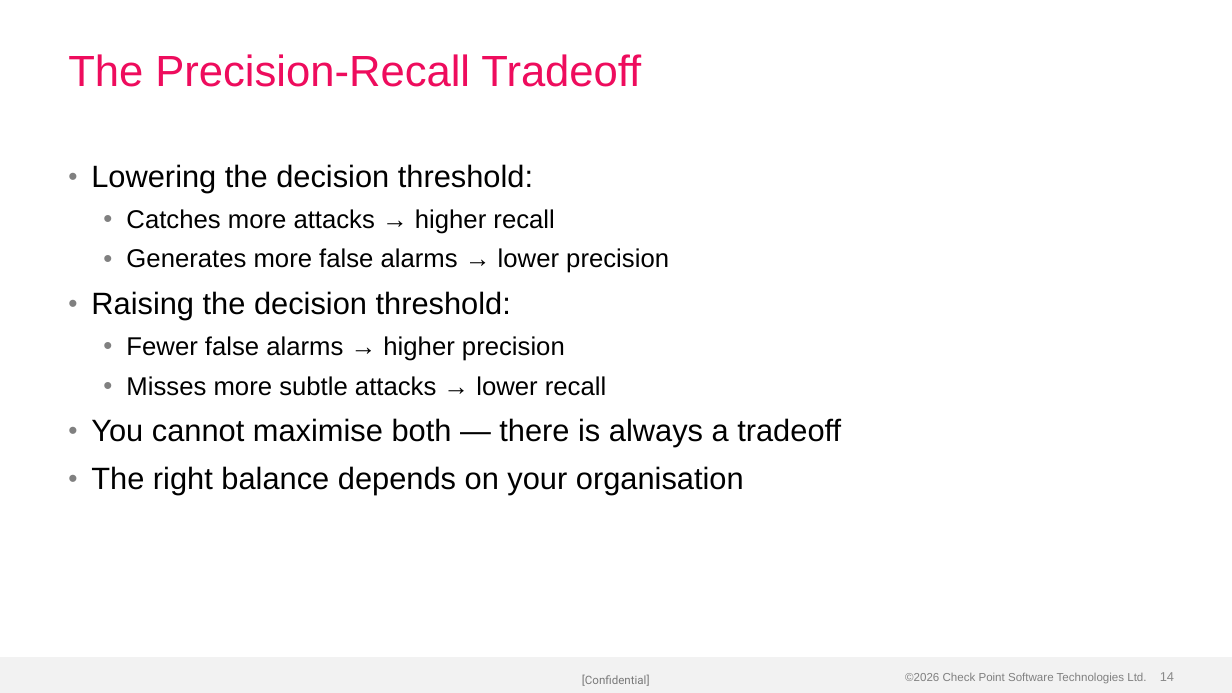
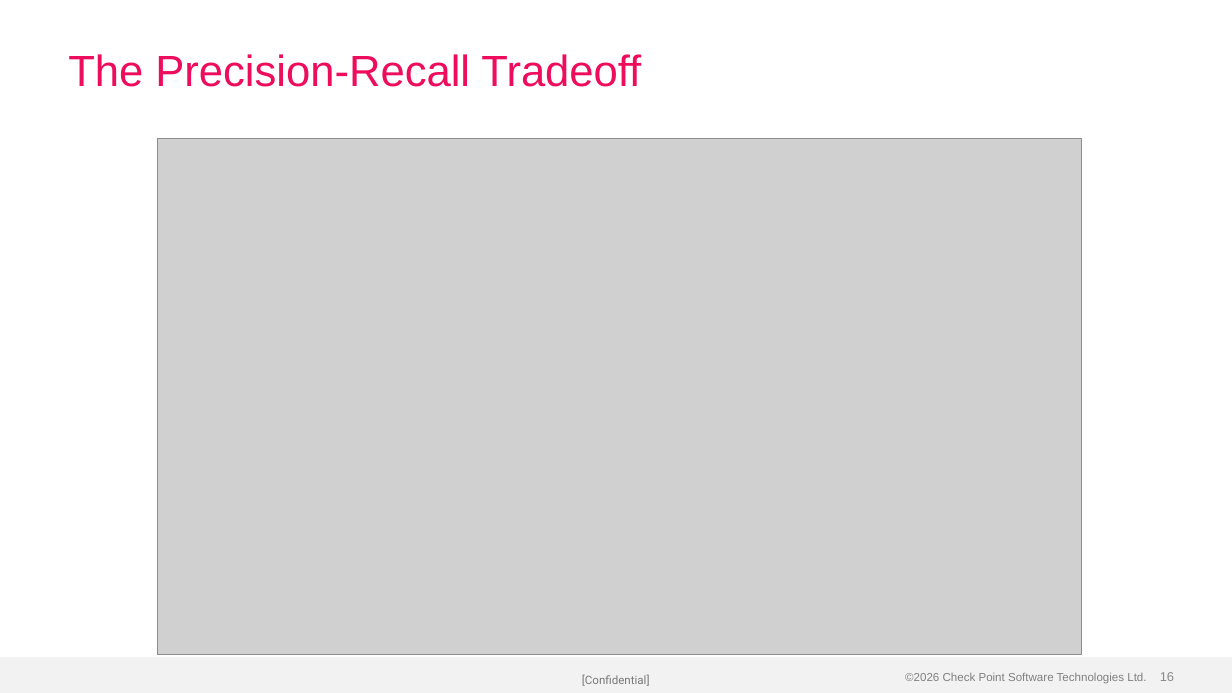
Before and after one commit to alshawwaf/ai-basic-training, a slide deck: slide 16 of stage1_classic_ml/05_model_evaluation/Lecture-5-Model-Evaluation.pptx (slide 14 before the commit). Drawn at 1232x693 pixels with LibreOffice and Linux fonts; fonts in the diff are those of the drawing; grey boxes stand for pictures; background and template pictures are left out. Boxes give left, top, right and bottom in pixels: in the first picture for what was removed or moved away, otherwise in the second. Text is boxed around its words. In the diff, an @@ line names an element or a change of style, - is before the commit and + after.

Commit message:
Rebuild Lecture-5 with charts and visual layouts
5 embedded images: accuracy trap comparison, confusion matrix heatmap,
precision/recall/F1 metric cards, ROC curve, precision-recall tradeoff
chart. Uses 2-Column, Bullets+Pull Quote, and Title Only layouts.

```diff
--- a/stage1_classic_ml/05_model_evaluation/Lecture-5-Model-Evaluation.pptx
+++ b/stage1_classic_ml/05_model_evaluation/Lecture-5-Model-Evaluation.pptx
@@ picture added at box(157, 139, 1081, 654) @@
@@ text removed at box(91, 164, 841, 495) @@
-• Lowering the decision threshold:
-  • Catches more attacks → higher recall
-  • Generates more false alarms → lower precision
-• Raising the decision threshold:
-  • Fewer false alarms → higher precision
-  • Misses more subtle attacks → lower recall
-• You cannot maximise both — there is always a tradeoff
-• The right balance depends on your organisation
@@ page number at box(1160, 672, 1174, 681): text changed @@
-14
+16
```
Also in this commit, not shown: 10 other slides changed, 5 slides added, 3 slides removed.
